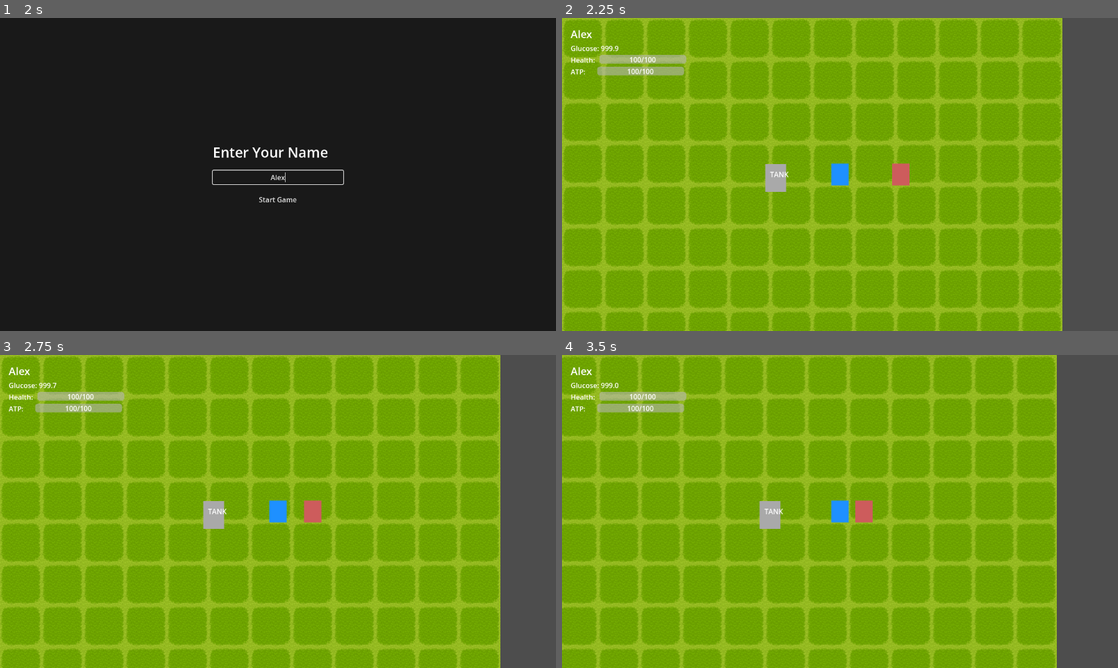
Above: before the commit, frames 1-4 (two rows, left to right).
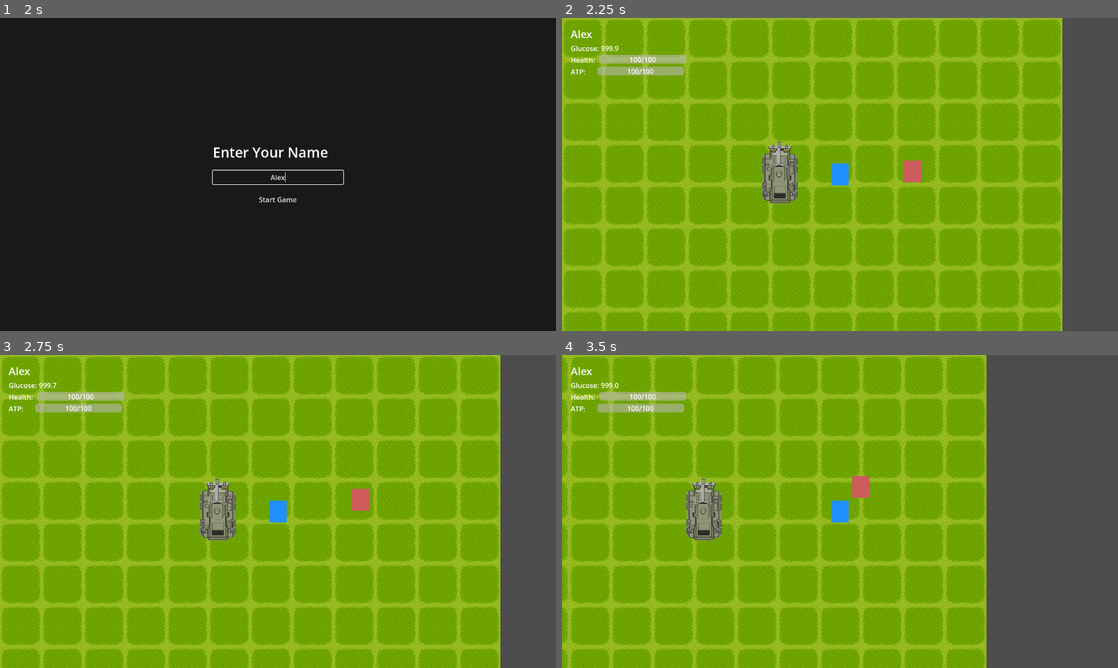
Above: after the commit, the same moments.

Repository: liup215/UnchartedLife
Game: Godot game, scene res://ui/main_menu/main_menu.tscn
Two runs of this game, one before a commit and one after it. Both use one fixed random seed, a clock stepped at 60 frames per second and the inputs below.
Inputs (mouse positions are in pixels of both pictures, inside the frame that each line leads up to):
- Up to frame 1 (2 s): click "New Game" at 0.5 s; click (278, 177) at 1.27 s; type "Alex" at 1.35 s
- Up to frame 2 (2.25 s): click "Start Game" at 2 s
- Up to frame 3 (2.75 s): no input
- Up to frame 4 (3.5 s): move the mouse to (962, 495) at 2.77 s; hold D (turn_right) from 2.78 s (still down); click (962, 495) at 2.85 s; right-click (962, 495) at 3.05 s

Frame 1 is identical in both runs. In frame 2, 1.4% of the frame differs, in the area x 35-65%, y 39-60%; in frame 3, 1.6%; in frame 4, 28%, in the area x 0-89%, y 0-100%.

Commit message:
Add Goblin enemy and Light Machine Gun components
- Implemented goblin enemy behavior in `goblin.gd`, including wandering and chasing states.
- Created a scene for the goblin enemy with collision detection and a timer for wandering.
- Added light machine gun bullet functionality in `light_machine_gun_bullet.gd`, including bullet movement, damage handling, and hit effects.
- Developed light machine gun firing effects in `light_maching_gun_effect.gd`, including muzzle flash and sound effects.
- Imported necessary textures for the goblin and light machine gun components.

Diff:
--- a/components/combat_component.gd
+++ b/components/combat_component.gd
@@ -15,7 +15,7 @@
 var is_main_charging: bool = false
 var combo_counter: int = 0
 var last_combo_time: float = 0.0
-var combo_reset_time: float = 5.0  # Time window to continue combo
+var combo_reset_time: float = 0.5  # Time window to continue combo
 
 # ATP component reference
 var atp_component: Node = null
@@ -130,9 +130,10 @@
 
 	# Fire weapons that match the max charge level
 	var fired_count = 0
+	var effect_node = owner_node.get_node("WeaponEffect") if owner_node and owner_node.has_node("WeaponEffect") else null
 	for weapon in main_weapons:
 		if weapon and weapon.current_charge == max_charge:
-			weapon.fire()
+			weapon.fire(effect_node)
 			fired_count += 1
 
 	# Emit signal
@@ -168,10 +169,15 @@
 		atp_component.consume_atp(total_atp_cost)
 
 	# Fire the weapons
-
+	var effect_node = owner_node.get_node("WeaponEffect") if owner_node and owner_node.has_node("WeaponEffect") else null
 	for i in range(weapons_to_fire):
 		if i < secondary_weapons.size() and secondary_weapons[i]:
-			secondary_weapons[i].fire()
+			secondary_weapons[i].fire(effect_node)
+			# Add a short delay between shots
+			await get_tree().create_timer(0.2).timeout
+	# 如果连击数达到最大值，则重置
+	if combo_counter >= secondary_weapons.size():
+		reset_combo()
 
 	# Emit signal
 	emit_signal("weapons_fired", "secondary", weapons_to_fire, 1)
--- a/components/vehicle_stats_component.gd
+++ b/components/vehicle_stats_component.gd
@@ -67,8 +67,8 @@
 	if can_move and total_weight > 0:
 		# These formulas are placeholders and can be tuned for game balance.
 		var power_to_weight_ratio = total_power_output / total_weight
-		final_max_speed = power_to_weight_ratio * 50.0 # Tuning factor
-		final_acceleration = power_to_weight_ratio * 100.0 # Tuning factor
+		final_max_speed = power_to_weight_ratio * 500.0 # Tuning factor
+		final_acceleration = power_to_weight_ratio * 5000.0 # Tuning factor
 	else:
 		final_max_speed = 0
 		final_acceleration = 0
--- a/components/weapon_component.gd
+++ b/components/weapon_component.gd
@@ -32,9 +32,13 @@
 func stop_charging():
 	is_charging = false
 
-func fire():
+func fire(effect_node: Node = null):
 	if not weapon_data:
 		return
+
+	var target_pos = get_global_mouse_position()
+	var origin_pos = global_position
+
 	if weapon_data.weapon_type == WeaponData.WeaponType.MAIN_CANNON:
 		if current_charge <= 0 or current_ammo <= 0:
 			return
@@ -46,9 +50,16 @@
 		# Reset charge
 		current_charge = 0
 		emit_signal("charge_updated", current_charge)
-	elif weapon_data.weapon_type == WeaponData.WeaponType.SUB_WEAPON:
-		# 副炮直接发射，不判断聚能和弹药
+	else: # SUB_WEAPON
+	# 副炮发射子弹
 		emit_signal("weapon_fired", weapon_data, 1)
+
+	# 统一调用 weapon_data.fire
+	if effect_node:
+		weapon_data.fire(origin_pos, target_pos, effect_node)
+	else:
+	# Fallback if no effect node is provided (though it should be)
+		weapon_data.fire(origin_pos, target_pos, get_tree().current_scene)
 
 func _process(_delta):
 	if is_charging and weapon_data:
--- a/features/enemy/goblin.gd
+++ b/data/components/enemy/goblin.gd
@@ -35,7 +35,8 @@
 		var distance_to_player = global_position.distance_to(player.global_position)
 
 		if distance_to_player < detection_radius:
-			current_state = State.CHASE
+			# current_state = State.CHASE
+			pass
 		else:
 			current_state = State.WANDER
 	else:
@@ -61,5 +62,9 @@
 		_update_wander_direction()
 
 func _update_wander_direction():
-	# Create a new random direction vector
+# Create a new random direction vector
 	wander_direction = Vector2(randf_range(-1, 1), randf_range(-1, 1)).normalized()
+
+# Override take_damage to ensure the parent's method is called
+func take_damage(amount: int):
+	super.take_damage(amount)
--- a/features/enemy/goblin.tscn
+++ b/data/components/enemy/goblin.tscn
@@ -1,7 +1,7 @@
 [gd_scene load_steps=4 format=3 uid="uid://cq6rh160m8f1v"]
 
 [ext_resource type="PackedScene" uid="uid://d3e4f5g6h7i8j" path="res://features/actor/base_actor.tscn" id="1_pqrst"]
-[ext_resource type="Script" uid="uid://dxgaylgn8m30c" path="res://features/enemy/goblin.gd" id="2_uvwxy"]
+[ext_resource type="Script" uid="uid://dxgaylgn8m30c" path="res://data/components/enemy/goblin.gd" id="2_uvwxy"]
 
 [sub_resource type="CircleShape2D" id="CircleShape2D_12345"]
 radius = 30.0
--- a/data/components/weapon_data.gd
+++ b/data/components/weapon_data.gd
@@ -39,3 +39,12 @@
 @export var visual_effect: PackedScene
 ## Audio effect for firing
 @export var fire_sound: AudioStream
+
+func fire(origin: Vector2, target: Vector2, effect_node: Node = null):
+	if not effect_node:
+		return
+
+	# 直接使用传入的 effect_node
+	if effect_node and effect_node.has_method("fire"):
+	# 传递所有必要的参数给 effect
+		effect_node.fire(origin, target, damage, self)
--- a/data/vehicles/components/light_machine_gun.tres
+++ b/data/vehicles/components/light_machine_gun.tres
@@ -1,6 +1,7 @@
-[gd_resource type="Resource" script_class="WeaponData" load_steps=2 format=3 uid="uid://cvc30g5d6sxx3"]
+[gd_resource type="Resource" script_class="WeaponData" load_steps=3 format=3 uid="uid://cvc30g5d6sxx3"]
 
 [ext_resource type="Script" uid="uid://bvjir4py0k3nc" path="res://data/components/weapon_data.gd" id="1_weapon"]
+[ext_resource type="PackedScene" uid="uid://bss6nl3qbjd2e" path="res://light_machine_gun_effect.tscn" id="2_wnssu"]
 
 [resource]
 script = ExtResource("1_weapon")
@@ -15,3 +16,4 @@
 max_charge_level = 1
 charge_time = 0.1
 atp_cost_per_level = 1.0
+visual_effect = ExtResource("2_wnssu")
--- /dev/null
+++ b/data/vehicles/components/light_machine_gun_bullet.gd
@@ -0,0 +1,71 @@
+extends Area2D
+
+var speed: float = 800.0
+var damage: float = 10.0
+var direction: Vector2 = Vector2.UP
+var lifetime: float = 2.0
+
+@export var hit_effect_texture: Texture2D = preload("res://assets/effects/explosion_scaled_down.png")
+
+func _ready():
+	# 旋转子弹朝向移动方向
+	rotation = direction.angle() + PI/2
+
+	# 确保精灵可见并设置合适的视觉效果
+	if has_node("Sprite2D"):
+		var sprite = $Sprite2D
+		sprite.visible = true
+		# 使用第一帧作为子弹图像
+		sprite.frame = 0
+		# 调整精灵大小使其看起来更像子弹
+		sprite.scale = Vector2(3, 3) # 恢复默认尺寸，使其可见
+		# 添加发光效果
+		sprite.modulate = Color(1.2, 1.2, 0.8, 1)  # 略微发光的黄色
+
+	# 设置子弹的生命周期
+	_setup_lifetime()
+
+func _setup_lifetime():
+	await get_tree().create_timer(lifetime).timeout
+	if is_instance_valid(self):
+		queue_free()
+
+func _physics_process(delta):
+	# 移动子弹
+	position += direction * speed * delta
+
+func _on_body_entered(body):
+	print("Bullet hit: ", body.name)
+	# 处理命中逻辑
+	if body.has_method("take_damage"):
+		body.take_damage(damage)
+
+	# 创建命中效果
+	_create_hit_effect()
+
+	# 击中任何物体后消失
+	queue_free()
+
+func _create_hit_effect():
+	if not hit_effect_texture:
+		return
+
+	var effect_sprite = Sprite2D.new()
+	effect_sprite.texture = hit_effect_texture
+	effect_sprite.hframes = 4
+	effect_sprite.vframes = 4
+	effect_sprite.global_position = self.global_position
+	effect_sprite.scale = Vector2(3, 3)
+	get_tree().current_scene.add_child(effect_sprite)
+
+	# 从场景树创建Tween，确保它在子弹消失后依然存在
+	var tween = get_tree().create_tween()
+
+	# 使用回调和 .bind() 方法逐帧播放动画
+	var frame_duration = 0.05
+	for i in range(1, 16):
+		tween.tween_callback(effect_sprite.set_frame.bind(i))
+		tween.tween_interval(frame_duration)
+
+	# 动画完成后，释放 effect_sprite
+	tween.tween_callback(effect_sprite.queue_free)
--- /dev/null
+++ b/data/vehicles/components/light_machine_gun_bullet.tscn
@@ -0,0 +1,25 @@
+[gd_scene load_steps=4 format=3 uid="uid://c2m84qk8q05c6"]
+
+[ext_resource type="Script" uid="uid://cn583e4g783uu" path="res://data/vehicles/components/light_machine_gun_bullet.gd" id="1_0xqh0"]
+[ext_resource type="Texture2D" uid="uid://cm4o36xvxjsa3" path="res://assets/effects/explosion_scaled_down.png" id="2_1xqh0"]
+
+[sub_resource type="CircleShape2D" id="CircleShape2D_k8fr6"]
+radius = 5.0
+
+[node name="LightMachineGunBullet" type="Area2D"]
+collision_layer = 2
+collision_mask = 4
+script = ExtResource("1_0xqh0")
+
+[node name="Sprite2D" type="Sprite2D" parent="."]
+texture = ExtResource("2_1xqh0")
+hframes = 4
+vframes = 4
+
+[node name="CollisionShape2D" type="CollisionShape2D" parent="."]
+shape = SubResource("CircleShape2D_k8fr6")
+
+[node name="VisibleOnScreenNotifier2D" type="VisibleOnScreenNotifier2D" parent="."]
+
+[connection signal="body_entered" from="." to="." method="_on_body_entered"]
+[connection signal="screen_exited" from="VisibleOnScreenNotifier2D" to="." method="queue_free"]
--- /dev/null
+++ b/data/vehicles/components/light_machine_gun_effect.tscn
@@ -0,0 +1,10 @@
+[gd_scene load_steps=3 format=3 uid="uid://cc6wl5ho8hplr"]
+
+[ext_resource type="Texture2D" uid="uid://crjex1ppgs57y" path="res://assets/sprites/tanks_main_gun.png" id="1_o8q1b"]
+[ext_resource type="Script" uid="uid://di1pf801h4tu8" path="res://data/vehicles/components/light_maching_gun_effect.gd" id="1_rcgb7"]
+
+[node name="LightMachineGunEffect" type="Node2D"]
+script = ExtResource("1_rcgb7")
+
+[node name="Sprite2D" type="Sprite2D" parent="."]
+texture = ExtResource("1_o8q1b")
--- /dev/null
+++ b/data/vehicles/components/light_maching_gun_effect.gd
@@ -0,0 +1,43 @@
+extends Node2D
+
+@export var bullet_scene: PackedScene = preload("res://data/vehicles/components/light_machine_gun_bullet.tscn")
+@export var fire_sound: AudioStream
+@export var muzzle_flash_texture: Texture2D
+
+func _ready():
+	pass
+
+func fire(origin: Vector2, target: Vector2, damage: float, weapon_data: WeaponData):
+	# 创建枪口闪光效果
+	if muzzle_flash_texture:
+		var flash = Sprite2D.new()
+		flash.texture = muzzle_flash_texture
+		flash.global_position = origin
+		flash.modulate = Color(1, 1, 0.8, 1)  # 略微偏黄的闪光
+		flash.scale = Vector2(0.5, 0.5)
+		get_tree().current_scene.add_child(flash)
+
+		# 创建闪烁动画
+		var tween = flash.create_tween()
+		tween.tween_property(flash, "modulate:a", 0.0, 0.1)
+		tween.tween_callback(flash.queue_free)
+
+	# 创建实际的子弹
+	if bullet_scene and weapon_data.weapon_type == WeaponData.WeaponType.SUB_WEAPON:
+		var direction = (target - origin).normalized()
+		var bullet = bullet_scene.instantiate()
+		bullet.global_position = origin + direction * 50 # 在朝向鼠标方向50像素处生成
+		bullet.direction = direction
+		bullet.speed = damage * 100.0 if damage > 0 else 800.0
+		bullet.damage = damage
+		get_tree().current_scene.add_child(bullet)
+
+	# 播放音效
+	var sound = weapon_data.fire_sound if weapon_data else fire_sound
+	if sound:
+		var sound_player = AudioStreamPlayer2D.new()
+		sound_player.stream = sound
+		sound_player.global_position = origin
+		get_tree().current_scene.add_child(sound_player)
+		sound_player.play()
+		sound_player.finished.connect(sound_player.queue_free)
--- a/features/actor/actor.gd
+++ b/features/actor/actor.gd
@@ -28,9 +28,7 @@
         health_component.health_changed.connect(
             func(current, max): actor_health_changed.emit(current, max)
         )
-        health_component.died.connect(
-            func(): actor_died.emit()
-        )
+        health_component.died.connect(_on_death)
     else:
         printerr("Actor _ready() called, but no ActorData was assigned to StatsComponent.")
 
@@ -38,6 +36,29 @@
 
 func take_damage(amount: int):
     health_component.take_damage(amount)
+    _show_damage_number(amount)
+
+func _show_damage_number(amount: int):
+    var label = Label.new()
+    label.text = str(amount)
+
+    # --- 关键修改：确保字体和大小 ---
+    label.add_theme_font_size_override("font_size", 24)
+    label.add_theme_color_override("font_color", Color.RED)
+
+    label.global_position = global_position + Vector2(randf_range(-20, 20), -50)
+    get_tree().get_root().add_child(label) # 添加到根节点，避免被父节点影响
+
+    var tween = get_tree().create_tween().set_parallel() # Start a parallel tween
+
+    # Animate vertical movement
+    tween.tween_property(label, "global_position:y", label.global_position.y - 60, 1.2).set_ease(Tween.EASE_OUT)
+
+    # Animate fade out
+    tween.tween_property(label, "modulate:a", 0.0, 1.2).set_ease(Tween.EASE_IN)
+
+    # Connect the finished signal to free the label
+    tween.finished.connect(label.queue_free)
 
 # --- Save/Load Interface ---
 # Child classes are expected to implement these if they are saveable.
@@ -57,3 +78,22 @@
 
     var loaded_health = data.get("current_health", health_component.max_health)
     health_component.current_health = loaded_health
+
+func _on_death():
+    # Emit the signal for other systems to react (e.g., quest system, score manager)
+    actor_died.emit()
+
+    # 1. Disable collision
+    if has_node("CollisionShape2D"):
+        get_node("CollisionShape2D").set_deferred("disabled", true)
+
+    # 2. Play death animation/effect
+    var tween = create_tween()
+    # Example: Fade out and shrink
+    tween.set_parallel()
+    tween.tween_property(self, "modulate:a", 0.0, 0.5).set_ease(Tween.EASE_IN)
+    tween.tween_property(self, "scale", Vector2.ZERO, 0.5).set_ease(Tween.EASE_IN)
+
+    # 3. Remove from scene after animation
+    await tween.finished
+    queue_free()
--- a/features/vehicle/basic_tank.tscn
+++ b/features/vehicle/basic_tank.tscn
@@ -1,7 +1,35 @@
-[gd_scene load_steps=3 format=3 uid="uid://du8v15ckma8p8"]
+[gd_scene load_steps=6 format=3 uid="uid://du8v15ckma8p8"]
 
 [ext_resource type="PackedScene" uid="uid://e5dy5ow2xsdx" path="res://features/vehicle/base_vehicle.tscn" id="1_base_vehicle"]
 [ext_resource type="Resource" uid="uid://cdbxd4u1pa2lh" path="res://data/vehicles/basic_tank_data.tres" id="2_data"]
+[ext_resource type="Texture2D" uid="uid://dsmy2rh1uybuv" path="res://assets/sprites/tanks_moving_1.png" id="3_f8dcm"]
+[ext_resource type="Texture2D" uid="uid://bpaaeeh66f6hi" path="res://assets/sprites/tanks_moving_2.png" id="4_8xjdr"]
+
+[sub_resource type="SpriteFrames" id="SpriteFrames_rju63"]
+animations = [{
+"frames": [{
+"duration": 1.0,
+"texture": ExtResource("3_f8dcm")
+}, {
+"duration": 1.0,
+"texture": ExtResource("4_8xjdr")
+}],
+"loop": true,
+"name": &"moving",
+"speed": 5.0
+}]
 
 [node name="BasicTank" instance=ExtResource("1_base_vehicle")]
 vehicle_data = ExtResource("2_data")
+
+[node name="Visuals" parent="." index="1"]
+visible = false
+
+[node name="AnimatedSprite2D" type="AnimatedSprite2D" parent="." index="2"]
+rotation = -1.5708
+sprite_frames = SubResource("SpriteFrames_rju63")
+animation = &"moving"
+frame_progress = 0.631105
+
+[node name="Label" parent="." index="5"]
+visible = false
--- a/features/vehicle/vehicle.gd
+++ b/features/vehicle/vehicle.gd
@@ -13,6 +13,7 @@
 @onready var interaction_label: Label = $InteractionUI/InteractionLabel
 @onready var vehicle_camera: Camera2D = $Camera2D
 @onready var combat_component: CombatComponent = $CombatComponent
+@onready var _animated_sprite = $AnimatedSprite2D
 
 # Vehicle state
 var occupied: bool = false
@@ -39,16 +40,45 @@
 
 	# Initialize combat weapons
 	_initialize_weapons()
+	_show_all_weapon_effects()
 
 func _physics_process(delta: float):
 	if occupied and driver and stats_component.can_move:
 		_handle_vehicle_movement(delta)
 		_consume_fuel(delta)
 		_handle_combat_input()
+		# get weapon effects
+		var weapon_effects = get_tree().get_nodes_in_group("weapon_effects")
+		for effect in weapon_effects:
+			effect.look_at(get_global_mouse_position())
 	else:
 		# Auto-dampening when idle or overloaded
 		linear_damp = 8
 		angular_damp = 8
+
+# 只展示一个统一的武器效果节点
+func _show_all_weapon_effects():
+	if not combat_component:
+		return
+
+	# 确保只创建一个效果节点
+	var effect_name = "WeaponEffect"
+	if has_node(effect_name):
+		return
+
+	# 找到第一个可用的视觉效果场景
+	var effect_scene = null
+	for weapon in combat_component.main_weapons + combat_component.secondary_weapons:
+		if weapon and weapon.weapon_data and weapon.weapon_data.visual_effect:
+			effect_scene = weapon.weapon_data.visual_effect
+			break
+
+	if effect_scene:
+		var effect = effect_scene.instantiate()
+		effect.name = effect_name
+		effect.rotation_degrees = -90
+		add_child(effect)
+		effect.add_to_group("weapon_effects")
 
 func _handle_vehicle_movement(_delta: float):
 	# Only allow forward/backward movement and turning
@@ -72,14 +102,17 @@
 		var forward = Vector2.UP.rotated(rotation)
 		var force = forward * stats_component.final_acceleration * move_input
 		apply_central_force(force)
+		_animated_sprite.play("moving")
 		# Speed Limiter
 		if linear_velocity.length() > stats_component.final_max_speed:
 			linear_velocity = linear_velocity.normalized() * stats_component.final_max_speed
 
-	# Turning (Only allow turning while moving)
-	if turn_input != 0:
+
+	# Turning (Only allow turning while moving forward or backward)
+	if turn_input != 0 and move_input != 0:
+		# Allow turning when moving (forward or backward)
+		var effective_turn_speed = stats_component.final_max_speed / 150.0 # Example formula
 		# Invert turning direction when reversing for realistic steering
-		var effective_turn_speed = stats_component.final_max_speed / 150.0 # Example formula
 		if move_input < 0:
 			angular_velocity = effective_turn_speed * -turn_input
 		else:
@@ -87,9 +120,11 @@
 
 	# Auto-dampening at low speed
 	if move_input == 0:
+		_animated_sprite.stop()
 		linear_damp = 8
 	else:
 		linear_damp = 2
+
 
 func _consume_fuel(_delta: float):
 	# More detailed fuel consumption based on engine efficiency
@@ -171,6 +206,12 @@
 		if ejected_player.has_method("set_in_vehicle_state"):
 			ejected_player.set_in_vehicle_state(false)
 
+	# reset all weapon effects
+	var weapon_effects = get_tree().get_nodes_in_group("weapon_effects")
+
+	print("Vehicle rotation: ", rotation_degrees)
+	for effect in weapon_effects:
+		effect.rotation_degrees = -90
 	return true
 
 func get_interaction_text() -> String:
--- /dev/null
+++ b/light_machine_gun_effect.tscn
@@ -0,0 +1,11 @@
+[gd_scene load_steps=3 format=3 uid="uid://bss6nl3qbjd2e"]
+
+[ext_resource type="Script" uid="uid://di1pf801h4tu8" path="res://data/vehicles/components/light_maching_gun_effect.gd" id="1_6e8kf"]
+[ext_resource type="Texture2D" uid="uid://dw5kh51necu05" path="res://data/components/enemy/tanks_main_gun.png" id="1_i0if5"]
+
+[node name="LightMachineGunEffect" type="Node2D"]
+script = ExtResource("1_6e8kf")
+
+[node name="Sprite2D" type="Sprite2D" parent="."]
+position = Vector2(28, -1)
+texture = ExtResource("1_i0if5")
--- a/main.tscn
+++ b/main.tscn
@@ -2,7 +2,7 @@
 
 [ext_resource type="Script" uid="uid://qhuvoa0s7ean" path="res://main_game_manager.gd" id="1_mgr"]
 [ext_resource type="PackedScene" uid="uid://dbscgytmkqyn7" path="res://features/player/player.tscn" id="2_player"]
-[ext_resource type="PackedScene" uid="uid://cq6rh160m8f1v" path="res://features/enemy/goblin.tscn" id="3_goblin"]
+[ext_resource type="PackedScene" uid="uid://cq6rh160m8f1v" path="res://data/components/enemy/goblin.tscn" id="3_goblin"]
 [ext_resource type="PackedScene" uid="uid://b1c2d3e4f5g6h" path="res://ui/hud/hud.tscn" id="4_hud"]
 [ext_resource type="PackedScene" uid="uid://c1d2e3f4g5h6i" path="res://ui/system_menu/system_menu.tscn" id="5_menu"]
 [ext_resource type="PackedScene" uid="uid://du8v15ckma8p8" path="res://features/vehicle/basic_tank.tscn" id="6_tank"]
Binary file added: assets/effects/explosion_scaled_down.png
Not shown, added: assets/effects/explosion_scaled_down.png.import
Not shown, added: assets/sprites/tank_move_1.png.import
Not shown, added: assets/sprites/tank_move_2.png.import
Binary file added: assets/sprites/tanks.png
Not shown, added: assets/sprites/tanks.png.import
Binary file added: assets/sprites/tanks_main_gun.png
Not shown, added: assets/sprites/tanks_main_gun.png.import
Binary file added: assets/sprites/tanks_moving_1.png
Not shown, added: assets/sprites/tanks_moving_1.png.import
Binary file added: assets/sprites/tanks_moving_2.png
Not shown, added: assets/sprites/tanks_moving_2.png.import
(and 8 more such lines)
